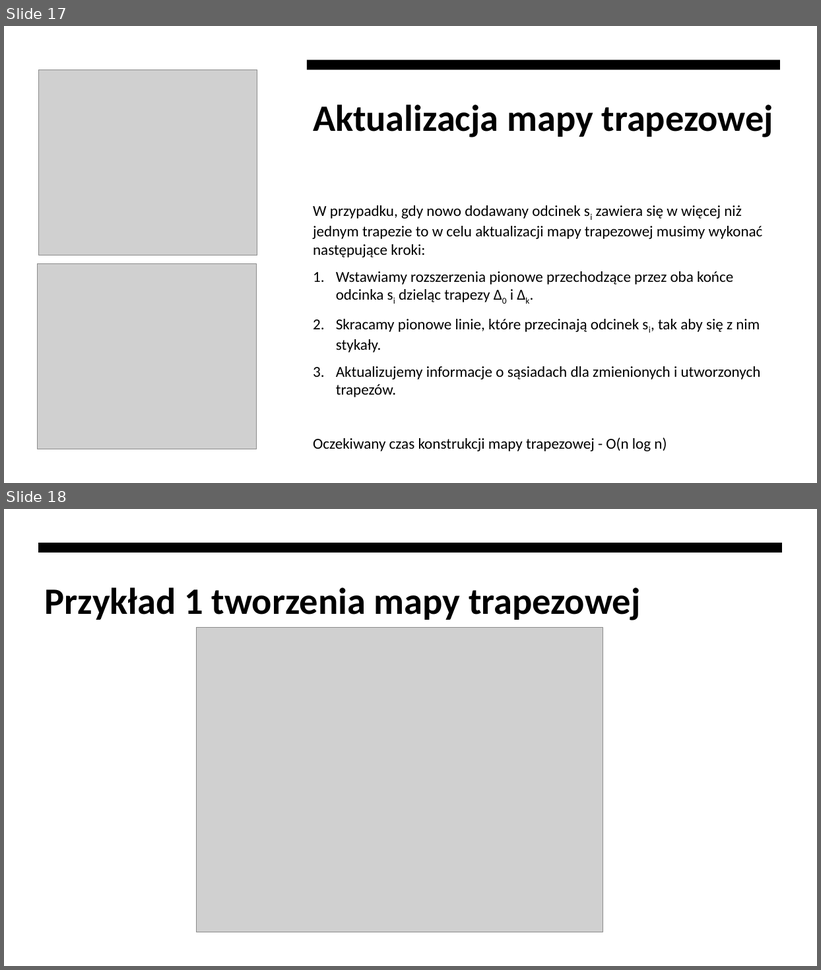
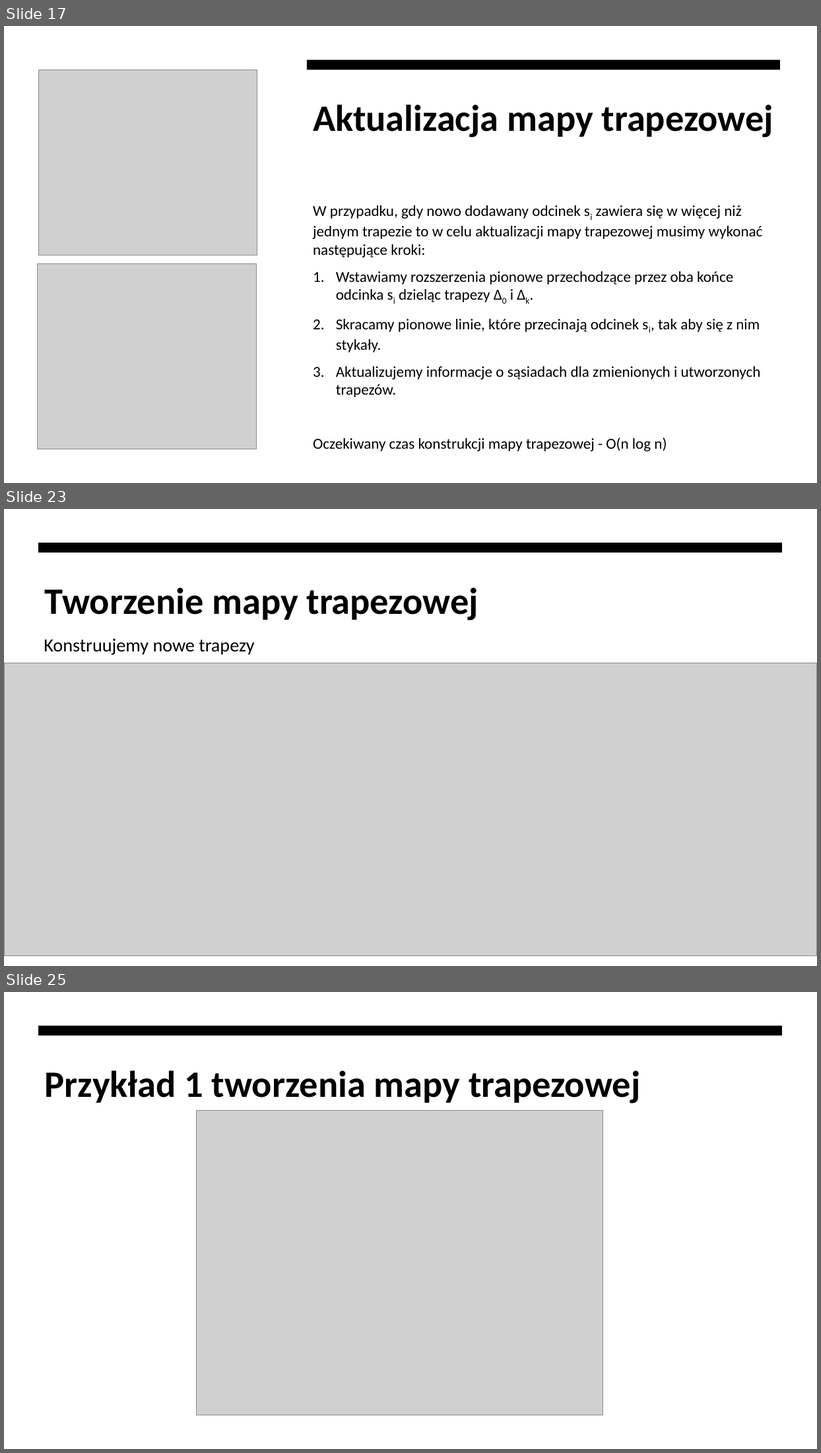
Before and after one commit to mcjwsn/Lokalizacja_punktu_na_plaszczynznie_przy_uzyciu_metody_trapezowej, a slide deck: Na razie niech zostanie powerpoint.pptx. Shown one above the other, each under a label of ours: slides 17 and 18 before the commit, slides 17, 23 and 25 after it; the slides between them are not shown. The pictures are 821x970 and 821x1453 pixels, drawn with LibreOffice and Linux fonts; fonts in the diff are those of the drawing; grey boxes stand for pictures. Boxes give left, top, right and bottom in pixels: in the first picture for what was removed or moved away, otherwise in the second. Text is boxed around its words. In the diff, an @@ line names an element or a change of style, - is before the commit and + after.

```diff
--- a/Na razie niech zostanie powerpoint.pptx
+++ b/Na razie niech zostanie powerpoint.pptx
@@ slide 23 added at [4, 509, 817, 966], background #FFFFFF @@
@@ rectangle added at [4, 509, 817, 966], fill #FFFFFF @@
@@ freeform shape added at [39, 543, 783, 553], fill #000000 @@
@@ title added at [45, 588, 479, 621], 44 pt, text #000000, bold @@
+Tworzenie mapy trapezowej
@@ text added at [44, 638, 254, 655], 22 pt, text #000000 @@
+Konstruujemy nowe trapezy
@@ picture added at [4, 663, 817, 956] @@
@@ what was slide 18 is now slide 25 @@
```
Also in this commit, not shown: 1 slide changed, 6 other slides added, 2 other files.
